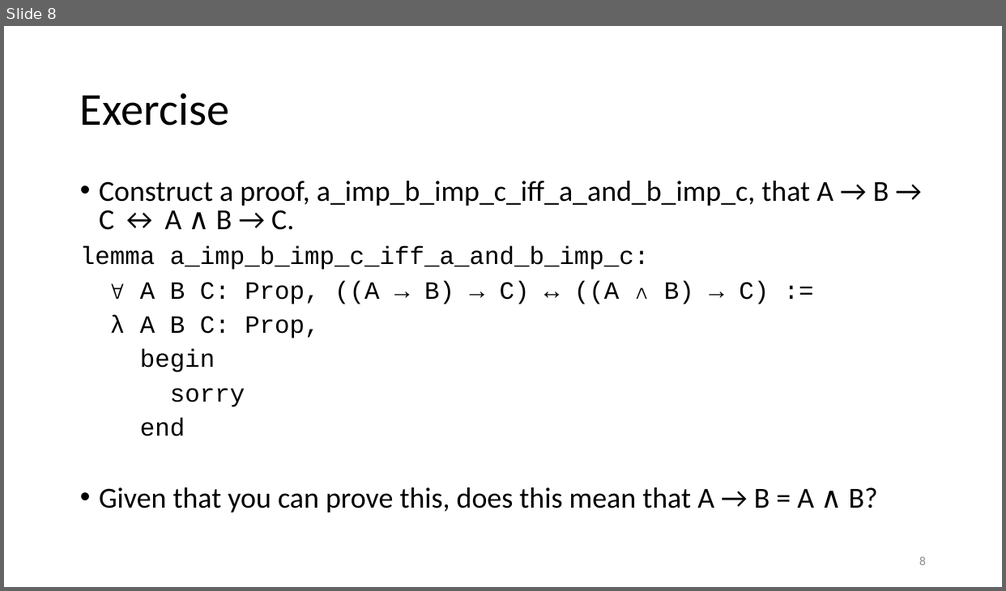
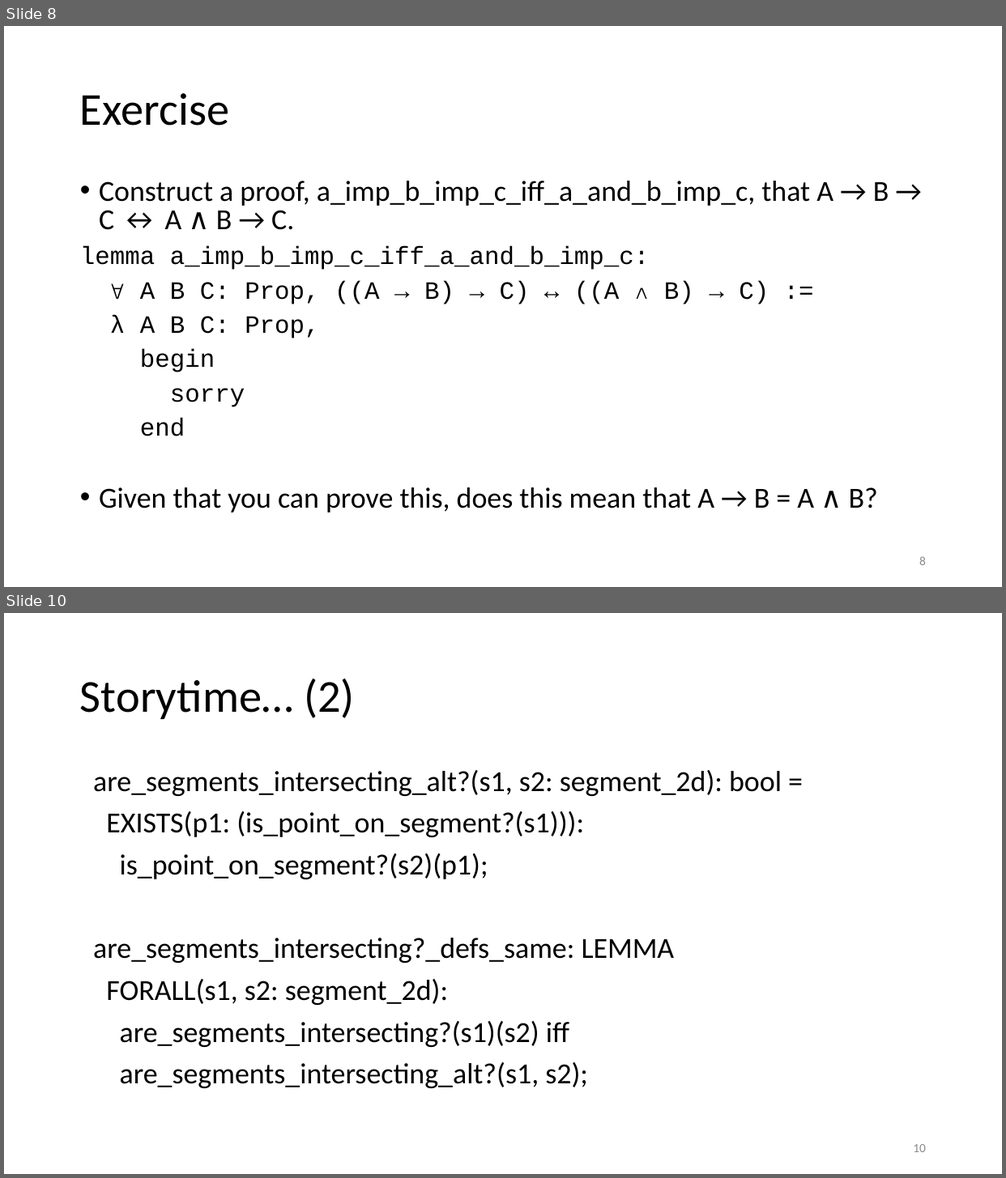
Before and after one commit to kevinsullivan/cs-dm, a slide deck: 08_Bi_implication/Biimplication.pptx. Shown one above the other, each under a label of ours: slide 8 before the commit, slides 8 and 10 after it; the slides between them are not shown. The pictures are 1006x591 and 1006x1178 pixels, drawn with LibreOffice and Linux fonts; fonts in the diff are those of the drawing. Boxes give left, top, right and bottom in pixels: in the first picture for what was removed or moved away, otherwise in the second. Text is boxed around its words. In the diff, an @@ line names an element or a change of style, - is before the commit and + after.

Commit message:
Added storytime to Biimplication

```diff
--- a/08_Bi_implication/Biimplication.pptx
+++ b/08_Bi_implication/Biimplication.pptx
@@ slide 10 added at (4,613,1002,1174), background #FFFFFF @@
@@ title added at (80,679,355,719), 44 pt, text #000000 @@
+Storytime… (2)
@@ text added at (93,770,782,1088), 28 pt, text #000000 @@
+are_segments_intersecting_alt?(s1, s2: segment_2d): bool =
+EXISTS(p1: (is_point_on_segment?(s1))):
+is_point_on_segment?(s2)(p1);
+are_segments_intersecting?_defs_same: LEMMA
+FORALL(s1, s2: segment_2d):
+are_segments_intersecting?(s1)(s2) iff
+are_segments_intersecting_alt?(s1, s2);
@@ page number added at (913,1144,926,1152), 12 pt, text #8C8C8C @@
+10
```
Also in this commit, not shown: 1 slide changed, 1 other slide added, 1 other file.
